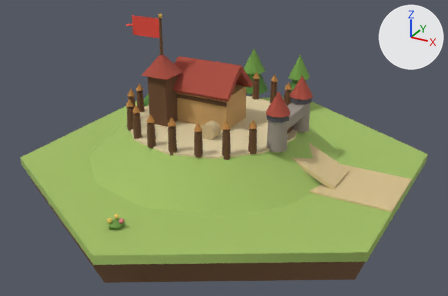
A saved change to the glTF model assets/tiles/tile_base_motte.glb.
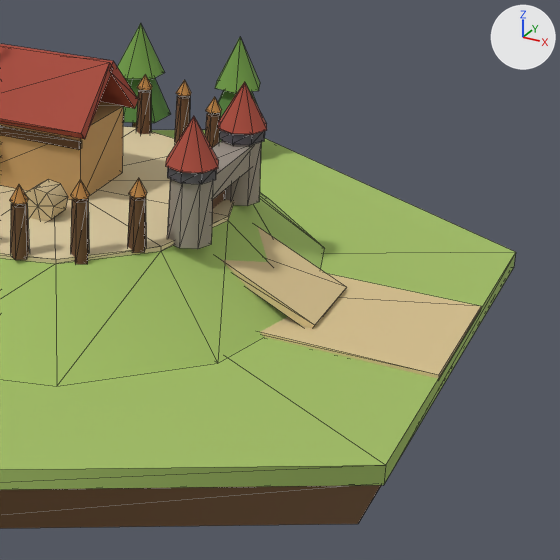
Old and new are each drawn whole from a camera (50 mm lens) standing at (1.336, -2.442, 1.26) and looking at (0.035, -0.077, 0.078) and again close up on the part from 42% to 100% of the width and 13% to 100% of the height. The lights are fixed; the arrows at upper right show +X, +Y and +Z. The last two pictures show the newer version. The close-ups show mesh edges as thin lines. Where no turn or scale is listed for an object, it has been applied to the vertices.

The first close-up shows 'deco_tree_0_crown_b', 'gate_arch', 'gate_tower_s_body', 'gate_tower_s_roof', 'ground', 'ground_soil', 'hall', 'hall_roof_south', 'mound', 'mound_top', 'ramp', 'road_0' and 23 more.
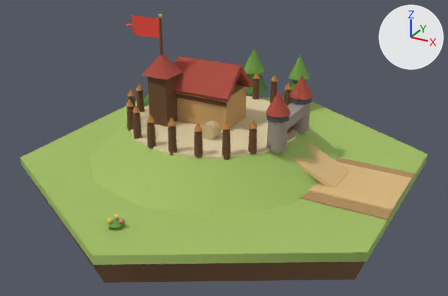
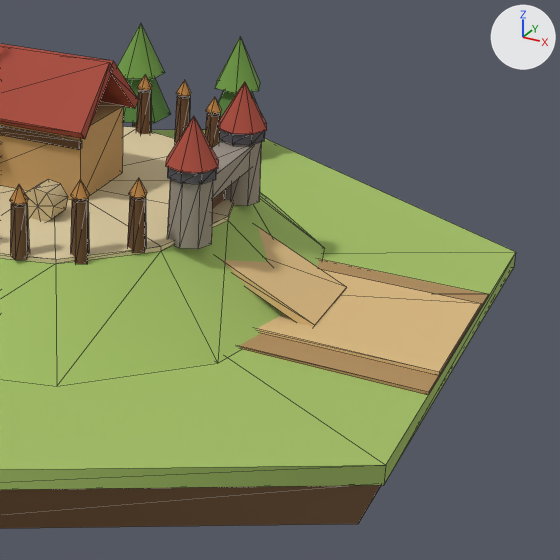
Changed parts and their boxes [x1, y1, x2, y2] in the close-ups (560 x 560 px):
'road_surface_0', added (beige): after [257, 270, 481, 376]
'road_0', deleted (beige): before [260, 274, 481, 379]
'road_verge_0', added (brown): after [239, 259, 489, 395]

The change, as a list of edits to the scene's bpy script:
```text
Add mat_road:
    mat_road = principled_material('road')
    mat_road.base_color = (0.716, 0.497, 0.223)  # beige #dcbb82
    mat_road.roughness = 0.9
Add mat_road_verge:
    mat_road_verge = principled_material('road_verge')
    mat_road_verge.base_color = (0.44, 0.27, 0.109)  # brown #b18e5d
    mat_road_verge.roughness = 0.9
Add me_mesh_3_1:
    me_mesh_3_1.from_pydata(...)  # a box spanning x -0.433..0.433, y -0.165..0.165, z -0.004..0.004
    me_mesh_3_1.materials.append(mat_road)  # beige #dcbb82
Add me_mesh_2_1:
    me_mesh_2_1.from_pydata(...)  # a box spanning x -0.433..0.433, y -0.235..0.235, z -0.003..0.003
    me_mesh_2_1.materials.append(mat_road_verge)  # brown #b18e5d
Remove ob_road_0:
    ob_road_0 = bpy.data.objects.new('road_0', me_mesh_2)
    ob_road_0.location = (0.433, 0.0, 0.002)
Add ob_road_surface_0:
    ob_road_surface_0 = bpy.data.objects.new('road_surface_0', me_mesh_3_1)
    ob_road_surface_0.location = (0.433, 0.0, 0.01)
Add ob_road_verge_0:
    ob_road_verge_0 = bpy.data.objects.new('road_verge_0', me_mesh_2_1)
    ob_road_verge_0.location = (0.433, 0.0, 0.003)
```
